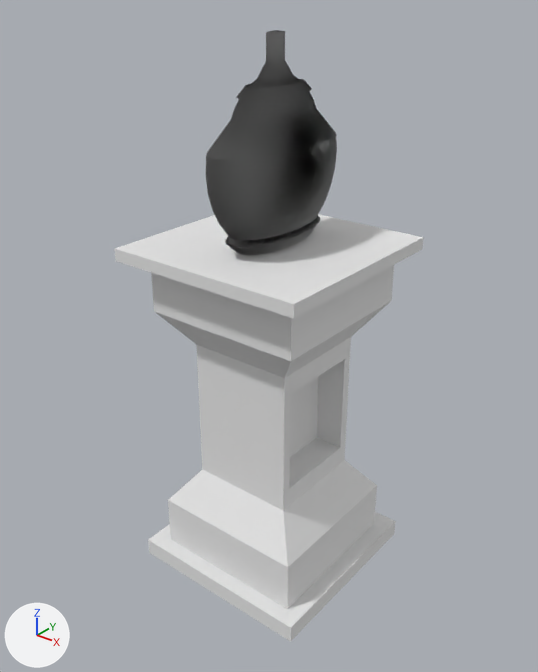
Two versions of the OBJ model Groups/Kwame_Zuka_James_zak/wonderlandproject/assets/potion_stand.obj, one commit apart.
Rendered twice from a 50 mm lens placed at (5.02, -6.38, 4.94), pointed at (-0.01, -0.09, 1.04). The lights are fixed; the arrows at lower left show +X, +Y and +Z. Where no turn or scale is listed for an object, it has been applied to the vertices. Vertices at the same position are counted once.

The first picture shows 'Cube_Cube.001', 'Sphere.001'.
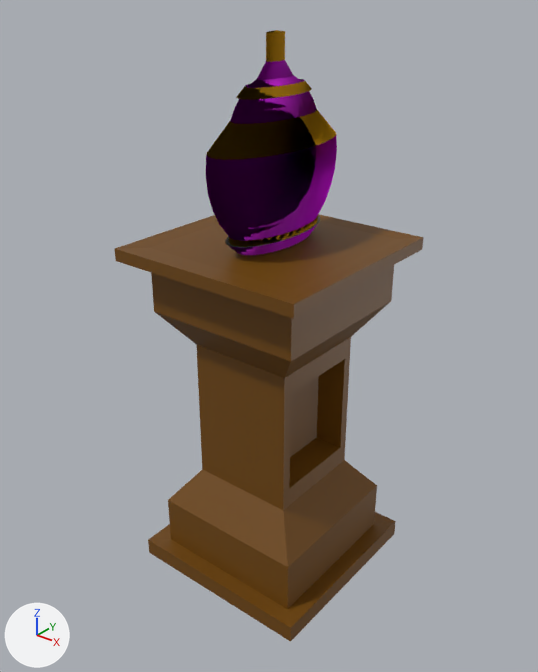
Diff of the bpy script that builds the scene:
```diff
--- a/Groups/Kwame_Zuka_James_zak/wonderlandproject/assets/potion_stand.obj.py
+++ b/Groups/Kwame_Zuka_James_zak/wonderlandproject/assets/potion_stand.obj.py
@@ mat_material_003 @@
+mat_material_003 = principled_material('Material.003')
+mat_material_003.base_color = (0.8, 0.441, 0.00919)  # yellow #e7b118
+mat_material_003.metallic = 0.847
+mat_material_003.roughness = 0.729
@@ mat_material_001 @@
+mat_material_001 = principled_material('Material.001')
+mat_material_001.base_color = (0.8, 0.8, 0.8)  # white #e7e7e7
@@ mat_material_002 @@
+mat_material_002 = principled_material('Material.002')
+mat_material_002.base_color = (0.709, 0.0, 0.8)  # pink #db00e7
+mat_material_002.metallic = 0.729
@@ mat_material_004 @@
+mat_material_004 = principled_material('Material.004')
+mat_material_004.base_color = (0.163, 0.0623, 0.0)  # brown #704700
@@ me_cube_cube_001 @@
 me_cube_cube_001.from_pydata(...)  # 56 vertices, 54 faces; spans x -1.25..1.25, y -1.29..1.22, z -2.2..2.2
-me_cube_cube_001.materials.append(mat_none)  # white #e7e7e7
+me_cube_cube_001.materials.append(mat_material_004)  # brown #704700
@@ me_sphere_001 @@
 me_sphere_001.from_pydata(...)  # 706 vertices, 736 faces; spans x -0.44..0.44, y -1.0..1.0, z 2.21..4.43
 # used by ob_sphere_001; location = (0.0, 0.0, 0.0)
+# me_sphere_001 part 1: 352 faces spanning x -0.44..0.44, y -1.0..1.0, z 2.21..4.14 switch from mat_none (white #e7e7e7) to mat_material_002 (pink #db00e7)
+# me_sphere_001 part 2: 160 faces spanning x -0.43..0.43, y -0.98..0.98, z 2.34..4.43 switch from mat_none (white #e7e7e7) to mat_material_003 (yellow #e7b118)
+me_sphere_001.materials.append(mat_material_001)  # white #e7e7e7
```

Location of each change, (x1, y1, x2, y2) in pixels of the pictures (538 x 672 px):
'Cube_Cube.001', recoloured (white to brown): (115, 214, 424, 642) in both
part 1 of me_sphere_001, recoloured: (206, 60, 337, 255) in both
part 2 of me_sphere_001, recoloured (white to brown): (206, 30, 336, 247) in both
